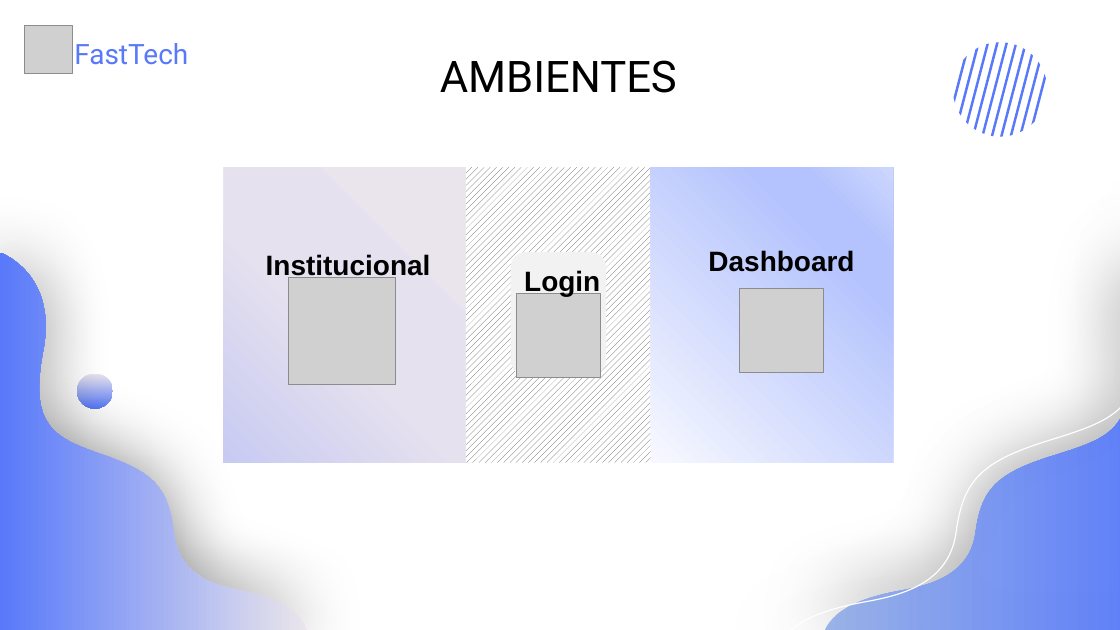
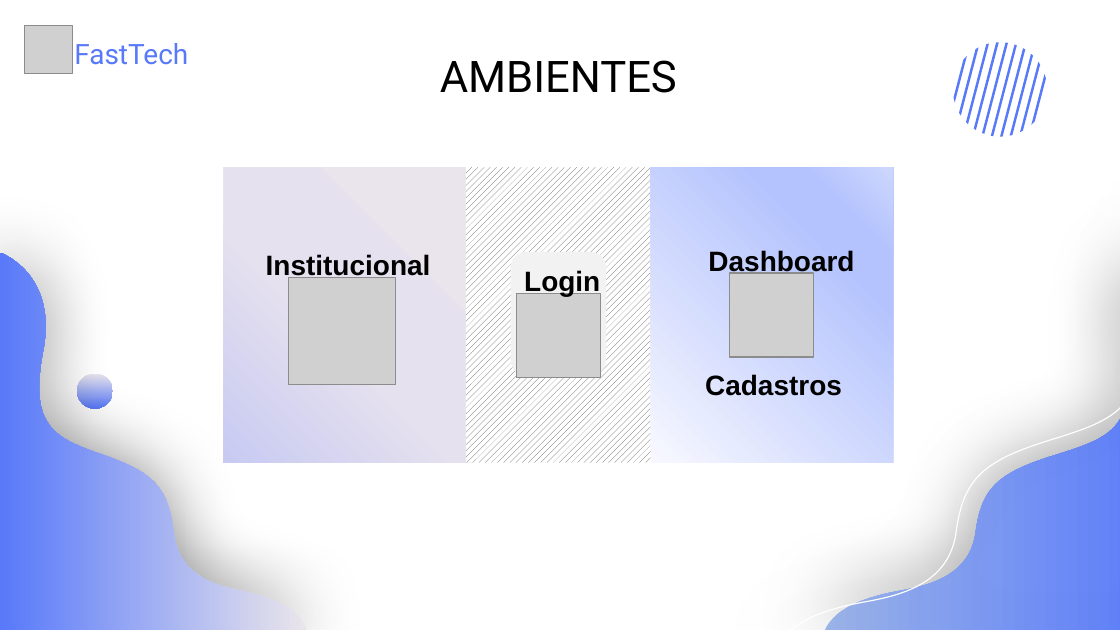
Before and after one commit to Grupo-1-adsa/Grupo-1-adsa, a slide deck: slide 9 of Documentação/PPT/Sprint 3 - Apresentação.pptx (slide 8 before the commit). Drawn at 1120x630 pixels with LibreOffice and Linux fonts; fonts in the diff are those of the drawing; grey boxes stand for pictures. Boxes give left, top, right and bottom in pixels: in the first picture for what was removed or moved away, otherwise in the second. Text is boxed around its words. In the diff, an @@ line names an element or a change of style, - is before the commit and + after.

```diff
--- a/Documentação/PPT/Sprint 3 - Apresentação.pptx
+++ b/Documentação/PPT/Sprint 3 - Apresentação.pptx
@@ picture: place and size @@
-picture at box(739, 289, 823, 373)
+picture at box(730, 273, 814, 357)
@@ text added at box(705, 374, 842, 396), 18 pt, text #000000, bold @@
+Cadastros
```
Also in this commit, not shown: 8 other slides changed, 1 slide added, 1 slide removed.
